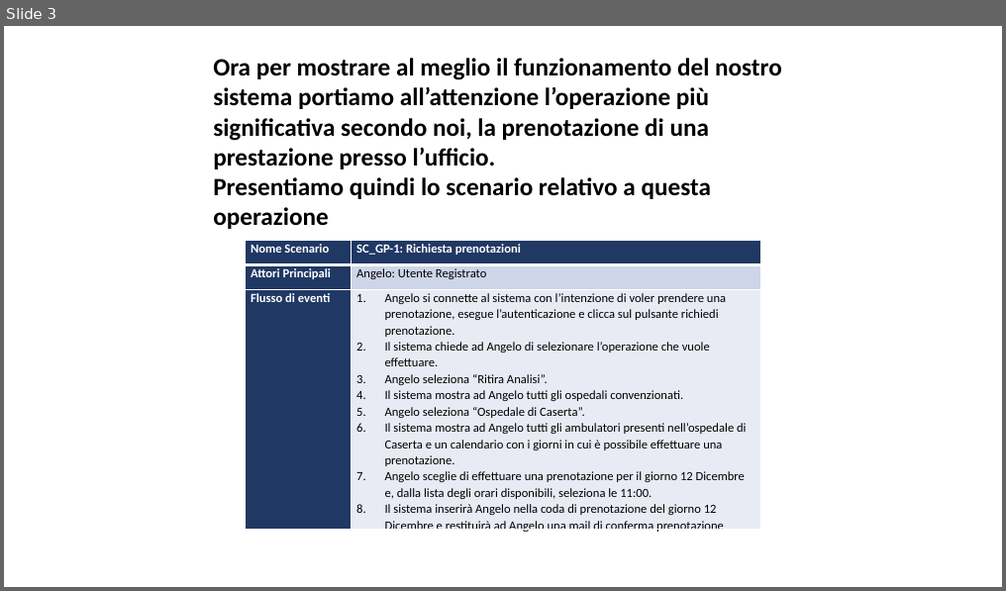
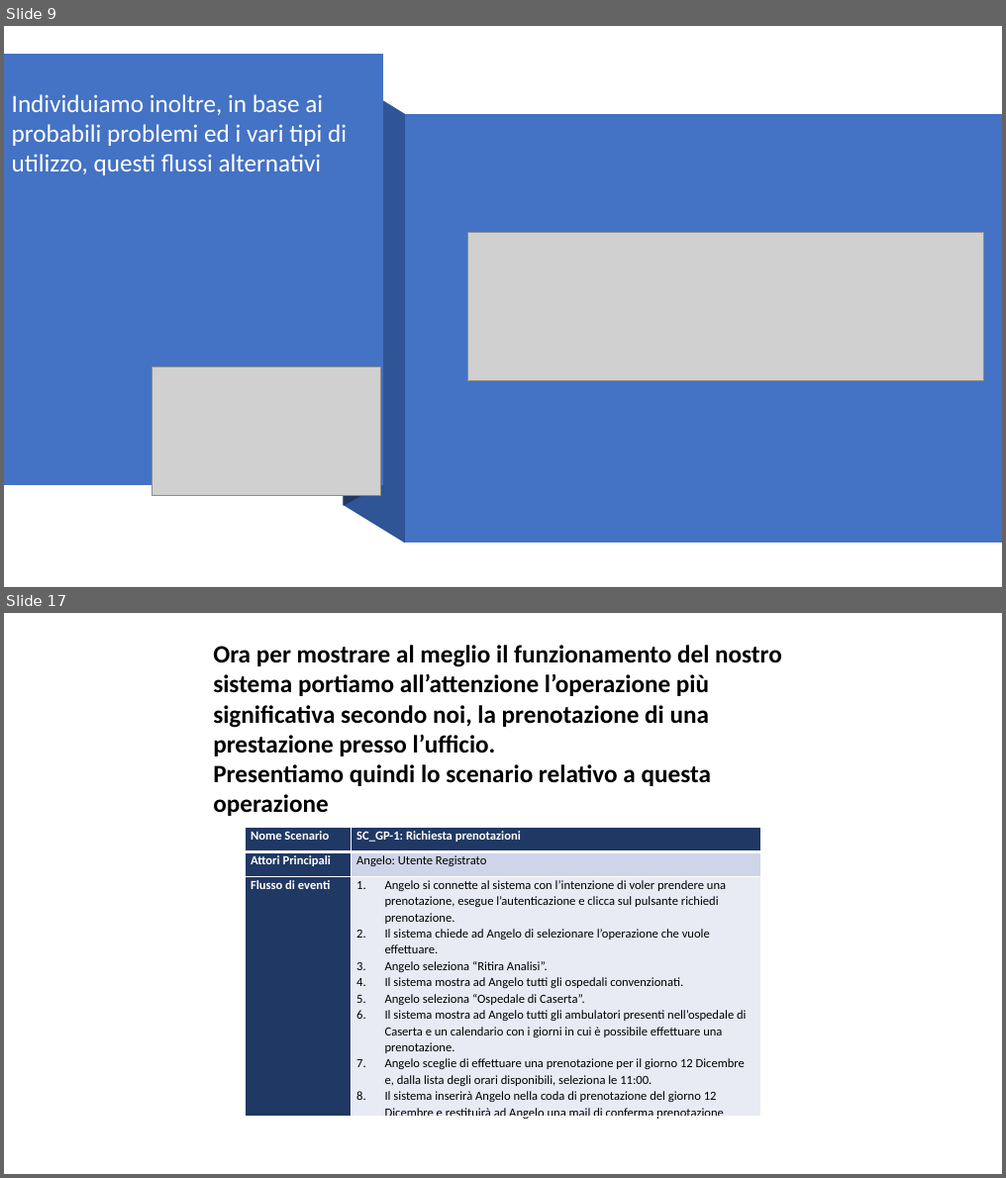
Before and after one commit to Givaa/MedQueue, a slide deck: This is my PP/Presentazione 06-12-2020.pptx. Shown one above the other, each under a label of ours: slide 3 before the commit, slides 9 and 17 after it; the slides between them are not shown. The pictures are 1006x591 and 1006x1178 pixels, drawn with LibreOffice and Linux fonts; fonts in the diff are those of the drawing; grey boxes stand for pictures; background and template pictures are left out. Boxes give left, top, right and bottom in pixels: in the first picture for what was removed or moved away, otherwise in the second. Text is boxed around its words. In the diff, an @@ line names an element or a change of style, - is before the commit and + after.

```diff
--- a/This is my PP/Presentazione 06-12-2020.pptx
+++ b/This is my PP/Presentazione 06-12-2020.pptx
@@ slide 9 added at box(4, 26, 1002, 587), background #FFFFFF @@
@@ freeform shape added at box(4, 54, 383, 485), fill #4472C4 @@
@@ freeform shape added at box(344, 55, 383, 506), fill #203864 @@
@@ freeform shape added at box(344, 76, 405, 544), fill #2F5597 @@
@@ text added at box(12, 94, 347, 175), 24 pt, text #FFFFFF @@
+Individuiamo inoltre, in base ai probabili problemi ed i vari tipi di utilizzo, questi flussi alternativi
@@ freeform shape added at box(405, 113, 1002, 543), fill #4472C4 @@
@@ picture added at box(467, 232, 983, 380) @@
@@ picture added at box(152, 368, 380, 496) @@
@@ what was slide 3 is now slide 17 @@
```
Also in this commit, not shown: 3 slides changed, 13 other slides added, 2 other files.
